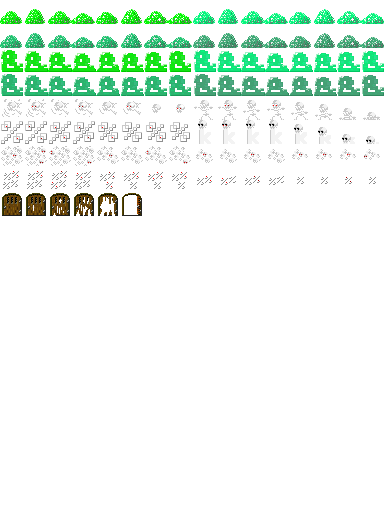
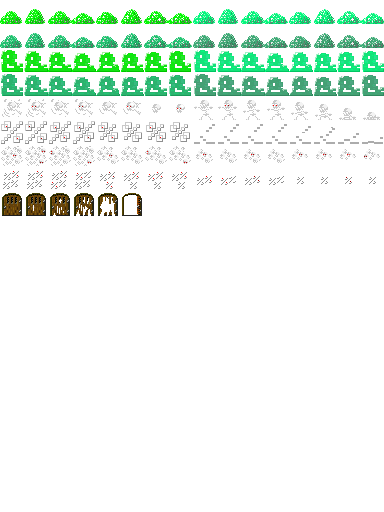
Revision of a layered 384x512 image; what changed, layer by layer:
painted on "r" over [194, 120, 383, 144]
